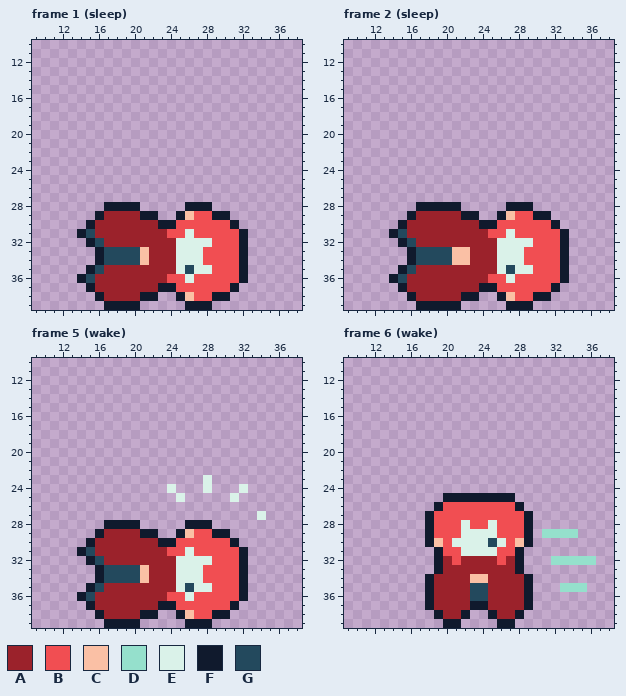
A pixel-art file gets an edit: Assets/Animations/Story/MC_WakeUp_Floor.aseprite. Above, as it was before the edit.
48x40 pixels, 17 frames. Shown: frame 1 (sleep): x 9..38, y 10..39; frame 2 (sleep): x 9..38, y 10..39; frame 5 (wake): x 9..38, y 10..39; frame 6 (wake): x 9..38, y 10..39. The commit also changed other frames, which this record leaves out.
Visible layers, top first: "FX", "MC".
Palette (. is transparent): A #9b222b  B #f14e52  C #fac0a5  D #95e0cc  E #daf2e9  F #101a2d  G #23495d
Pixels before, frame 1 (sleep), first column x 14:
28 ...FFFF.....FFF....
29 ..FAAAAFF..FCBBFF..
30 .FAAAAAAAFFBBBBBBF.
31 FGAAAAAAAABBEBBBBBF
32 .FGAAAAAAAAEEEEBBBF
33 ..FGGGGCAAAEEEBBBBF
34 ..FGGGGCAAAEEEBBBBF
35 .FGAAAAAAAAEGEEBBBF
36 FGAAAAAAAABBEBBBBBF
37 .FAAAAAAAFFBBBBBBF.
38 ..FAAAAFF..FCBBFF..
39 ...FFFF.....FFF....
Pixels before, frame 2 (sleep), first column x 14:
28 ...FFFFF.....FFF....
29 ..FAAAAAFF..FCBBFF..
30 .FAAAAAAAAFFBBBBBBF.
31 FGAAAAAAAAABBEBBBBBF
32 .FGAAAAAAAAAEEEEBBBF
33 ..FGGGGCCAAAEEEBBBBF
34 ..FGGGGCCAAAEEEBBBBF
35 .FGAAAAAAAAAEGEEBBBF
36 FGAAAAAAAAABBEBBBBBF
37 .FAAAAAAAAFFBBBBBBF.
38 ..FAAAAAFF..FCBBFF..
39 ...FFFFF.....FFF....
Pixels before, frame 5 (wake), first column x 14:
23 ..............E......
24 ..........E...E...E..
25 ...........E.....E...
26 .....................
27 ....................E
28 ...FFFF.....FFF......
29 ..FAAAAFF..FCBBFF....
30 .FAAAAAAAFFBBBBBBF...
31 FGAAAAAAAABBEBBBBBF..
32 .FGAAAAAAAAEEEEBBBF..
33 ..FGGGGCAAAEEEBBBBF..
34 ..FGGGGCAAAEEEBBBBF..
35 .FGAAAAAAAAEGEEBBBF..
36 FGAAAAAAAABBEBBBBBF..
37 .FAAAAAAAFFBBBBBBF...
38 ..FAAAAFF..FCBBFF....
39 ...FFFF.....FFF......
Pixels before, frame 6 (wake), first column x 18:
25 ..FFFFFFFF.........
26 .FBBBBBBBBF........
27 FBBBBBBBBBBF.......
28 FBBBEBBEBBBF.......
29 FBBBEEEEBBBF.DDDD..
30 FCBEEEEGEBCF.......
31 .FBBEEEEBBF........
32 .FABAAAABAF...DDDDD
33 .FAAAAAAAAF........
34 FAAAACCAAAAF.......
35 FAAAAGGAAAAF...DDD.
36 FAAAAGGAAAAF.......
37 FAAAAFFAAAAF.......
38 .FAAF..FAAF........
39 ..FF....FF.........
Now the later version:
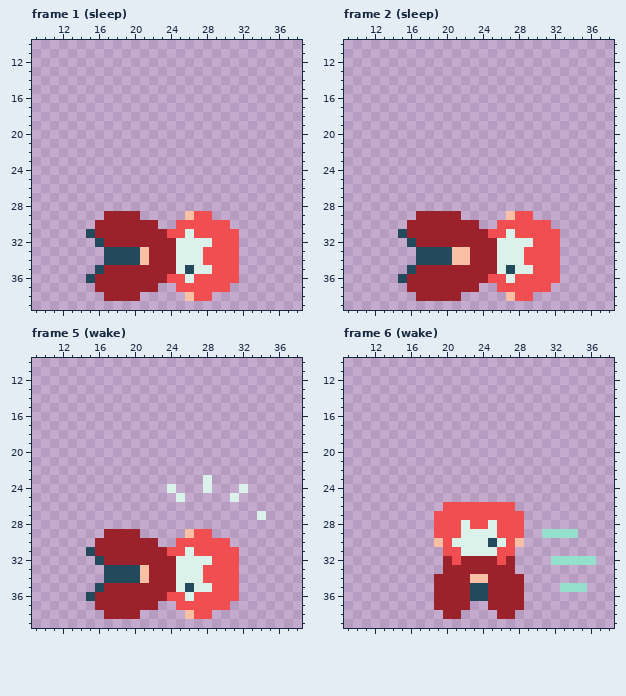
The edit:
Frame 1 (sleep), layer "MC":
y 28: x 17..20 FFFF -> ....; x 26..28 FFF -> ...
y 29: x 16 F -> .; x 21..22 FF -> ..; x 25 F -> .; x 29..30 FF -> ..
y 30: x 15 F -> .; x 23..24 FF -> ..; x 31 F -> .
y 31: x 14 F -> .; x 32 F -> .
y 32: x 15 F -> .; x 32 F -> .
y 33..34: x 16 F -> .; x 32 F -> .
y 35: x 15 F -> .; x 32 F -> .
y 36: x 14 F -> .; x 32 F -> .
y 37: x 15 F -> .; x 23..24 FF -> ..; x 31 F -> .
y 38: x 16 F -> .; x 21..22 FF -> ..; x 25 F -> .; x 29..30 FF -> ..
y 39: x 17..20 FFFF -> ....; x 26..28 FFF -> ...
Frame 2 (sleep), layer "MC":
y 28: x 17..21 FFFFF -> .....; x 27..29 FFF -> ...
y 29: x 16 F -> .; x 22..23 FF -> ..; x 26 F -> .; x 30..31 FF -> ..
y 30: x 15 F -> .; x 24..25 FF -> ..; x 32 F -> .
y 31: x 14 F -> .; x 33 F -> .
y 32: x 15 F -> .; x 33 F -> .
y 33..34: x 16 F -> .; x 33 F -> .
y 35: x 15 F -> .; x 33 F -> .
y 36: x 14 F -> .; x 33 F -> .
y 37: x 15 F -> .; x 24..25 FF -> ..; x 32 F -> .
y 38: x 16 F -> .; x 22..23 FF -> ..; x 26 F -> .; x 30..31 FF -> ..
y 39: x 17..21 FFFFF -> .....; x 27..29 FFF -> ...
Frame 5 (wake), layer "MC": the same change as frame 1 (sleep)
Frame 6 (wake), layer "MC":
y 25: x 20..27 FFFFFFFF -> ........
y 26: x 19 F -> .; x 28 F -> .
y 27..30: x 18 F -> .; x 29 F -> .
y 31..33: x 19 F -> .; x 28 F -> .
y 34..36: x 18 F -> .; x 29 F -> .
y 37: x 18 F -> .; x 23..24 FF -> ..; x 29 F -> .
y 38: x 19 F -> .; x 22 F -> .; x 25 F -> .; x 28 F -> .
y 39: x 20..21 FF -> ..; x 26..27 FF -> ..
Boxes around the changes in both pictures, in picture pixels (x1, y1, x2, y2):
erased: (77, 202, 248, 310)
erased: (389, 202, 569, 310)
erased: (77, 520, 248, 628)
erased: (425, 493, 533, 628)
